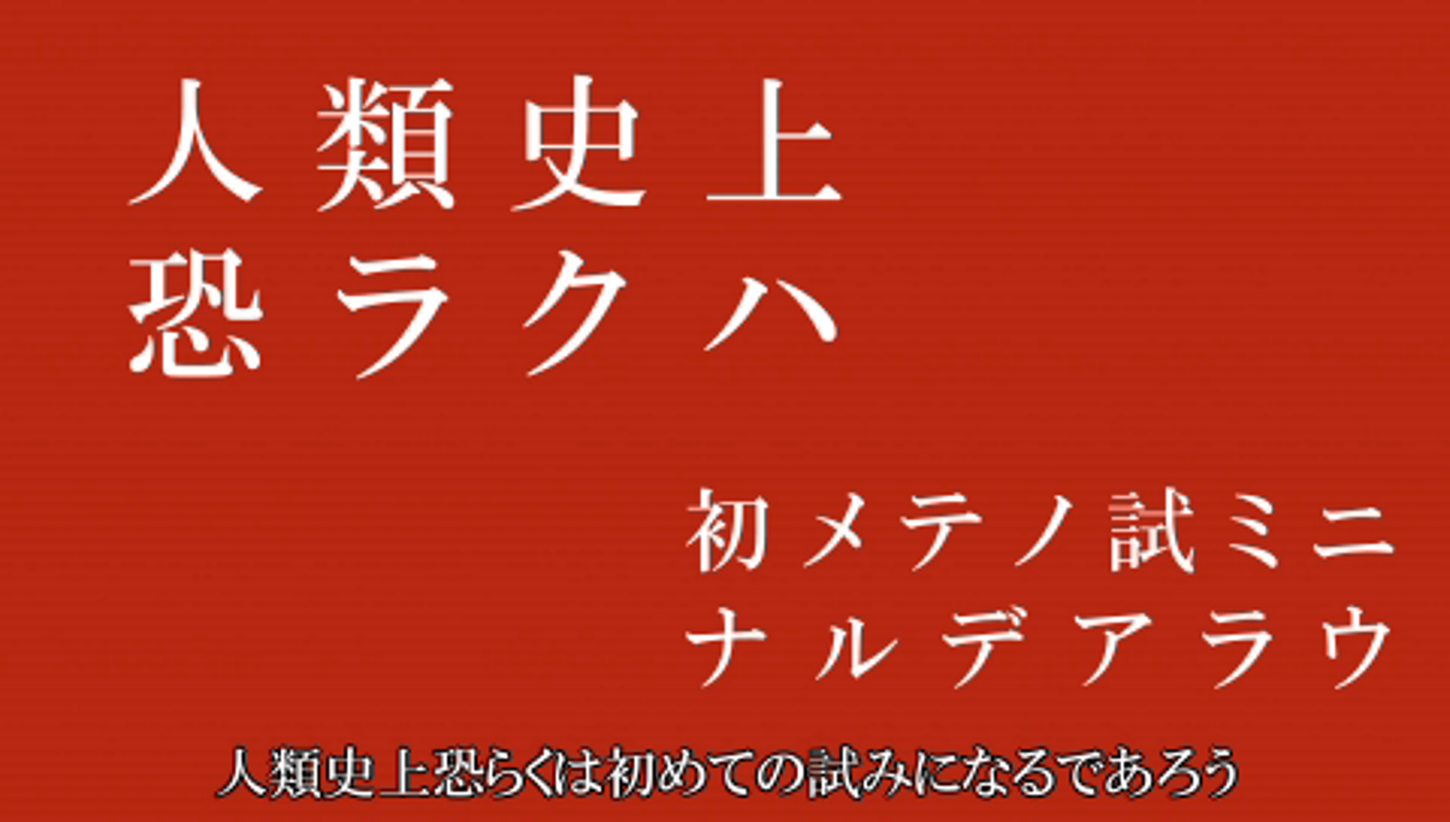
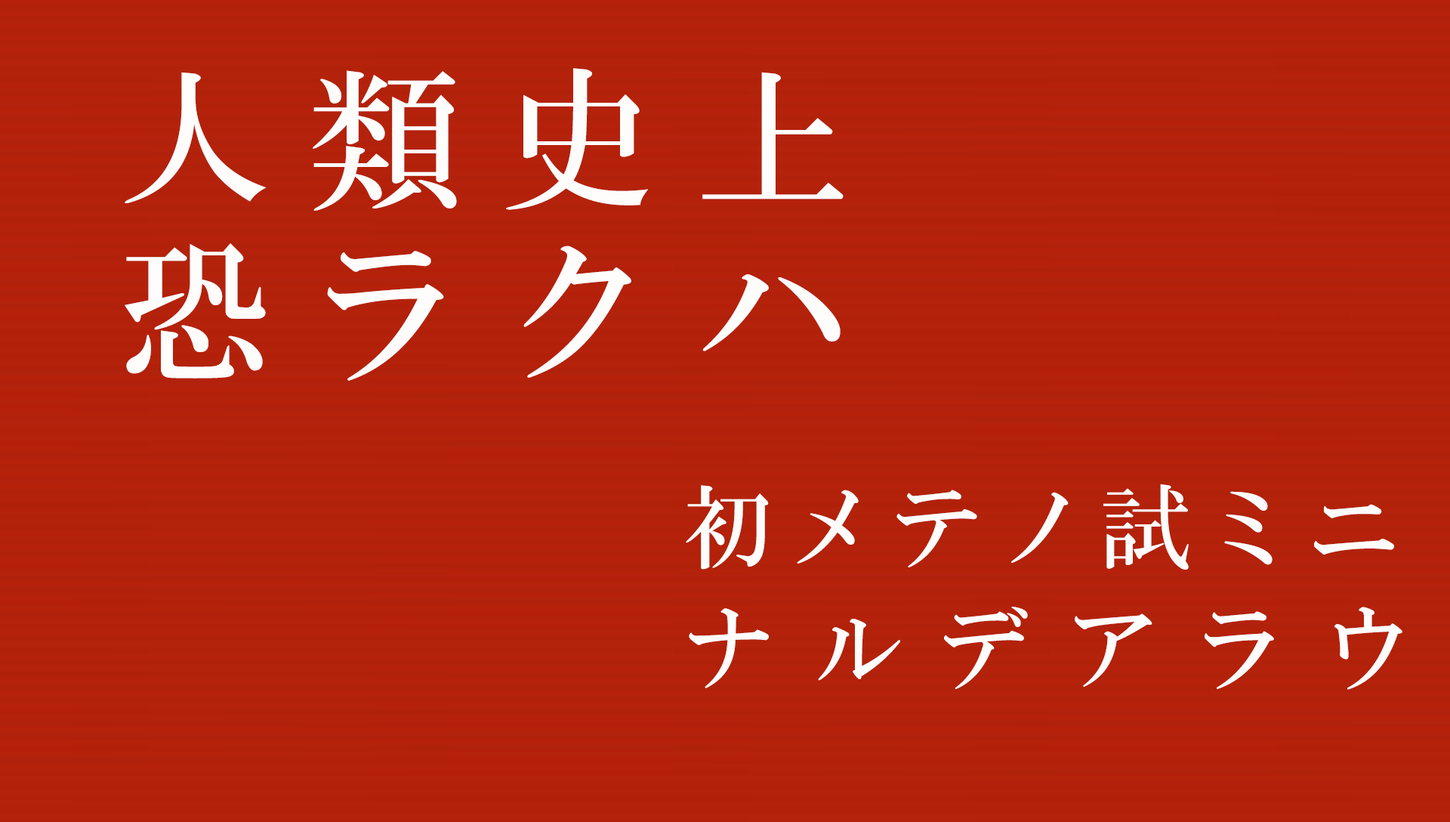
Layered file, before and after one edit (1450x822). Changes by layer:
added layer "初メテノ試ミニ ナルデアラウ" above "人類史上 恐ラクハ" over bbox(685, 484, 1403, 690)
added layer "人類史上 恐ラクハ" above "Layer 2" over bbox(124, 67, 844, 381)
showed "Layer 2" over bbox(0, 0, 1450, 822)
